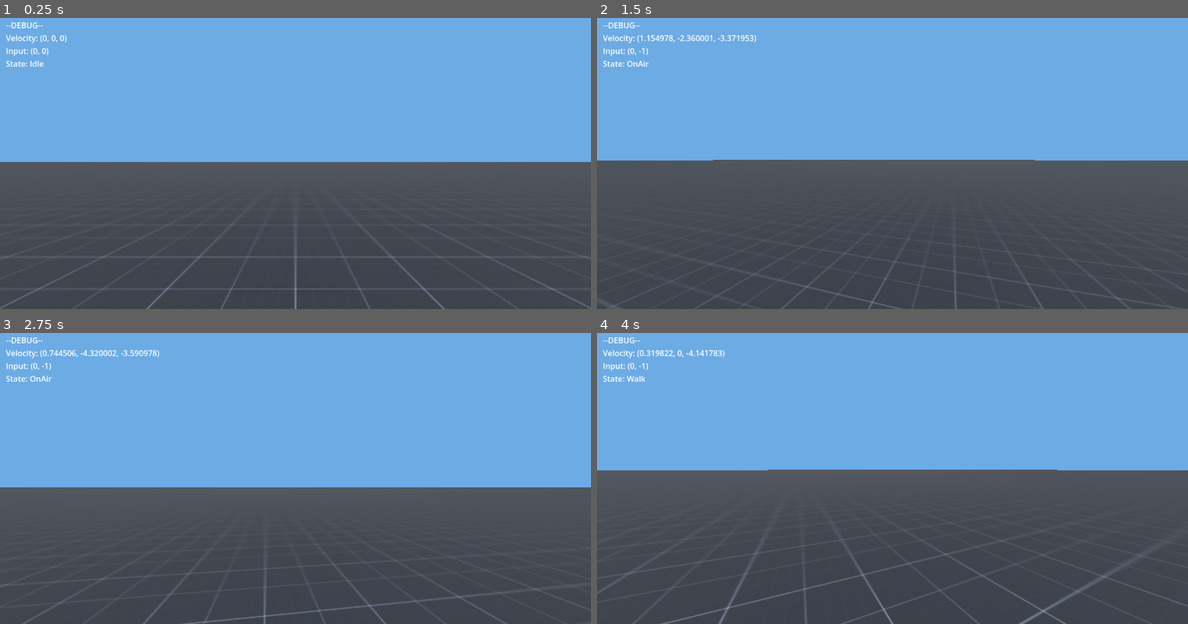
Above: before the commit, frames 1-4 (two rows, left to right).
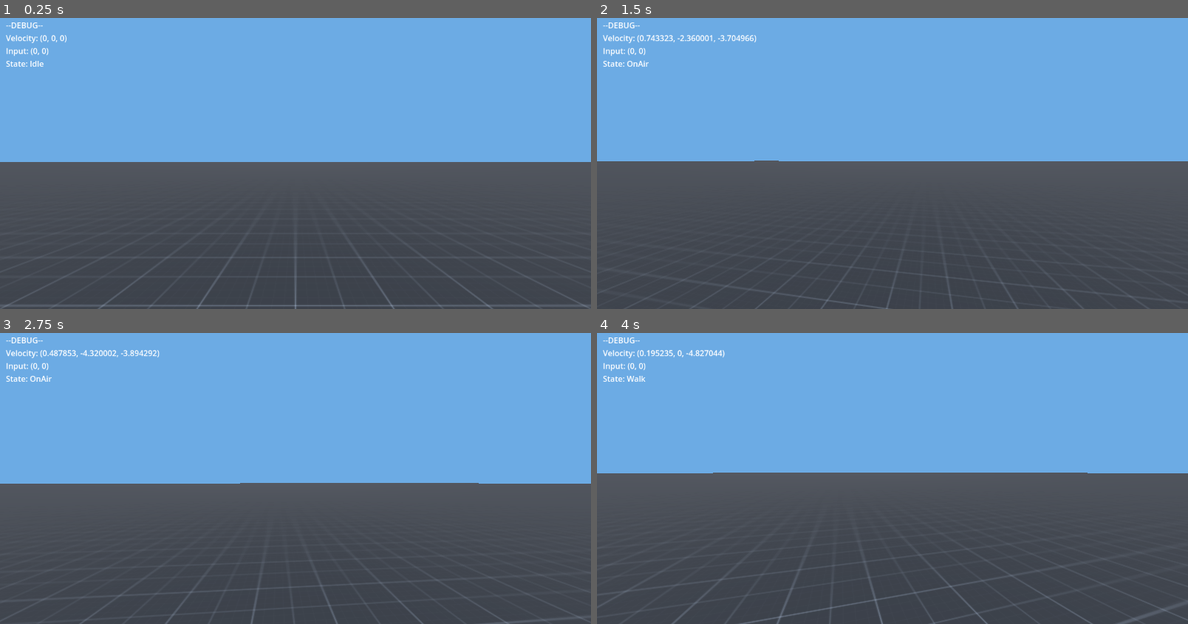
Above: after the commit, the same moments.

Repository: Polar4ik/Neysat
Game: Godot game, scene res://scenes/world.tscn
Two runs of this game, one before a commit and one after it. Both use one fixed random seed, a clock stepped at 60 frames per second and the inputs below.
Inputs (mouse positions are in pixels of both pictures, inside the frame that each line leads up to):
- Up to frame 1 (0.25 s): no input
- Up to frame 2 (1.5 s): tap Enter at 0.5 s; move the mouse to (922, 160) at 0.52 s; hold Shift (sprint) 0.53-1.28 s; hold W (forward) from 0.53 s (still down); tap Space (jump) at 0.77, 0.8, 1.07, 1.35 s; move the mouse to (862, 163) at 1.27 s
- Up to frame 3 (2.75 s): keep holding W (forward); tap Space (jump) at 1.52, 1.82, 2.3 s; tap Shift (sprint) at 1.55 s; move the mouse to (307, 469) at 2.02 s; hold Shift (sprint) from 2.03 s (still down)
- Up to frame 4 (4 s): keep holding W (forward); move the mouse to (886, 481) at 2.77 s; release Shift (sprint) at 2.78 s; tap Shift (sprint) at 2.85 s; tap Space (jump) at 3.02, 3.32, 3.6, 3.77 s; move the mouse to (933, 478) at 3.52 s

The runs differ from the first frame. In frame 1, 0.8% of the frame differs, in the area x 0-100%, y 81-100%; in frame 2, 0.9%; in frame 3, 2.2%; in frame 4, 2.4%, in the area x 0-100%, y 5-100%.

Commit message:
Delete: InputHandler Add: InputHandler in all state

Diff:
--- a/core/singleton/EventsInput.gd
+++ /dev/null
@@ -1,6 +0,0 @@
-extends Node
-
-#signal move()
-signal move_input(input_vec)
-signal jump()
-signal sprint_input(input_vec)
--- a/objects/player.tscn
+++ b/objects/player.tscn
@@ -2,14 +2,12 @@
 
 [ext_resource type="Script" path="res://scripts/state machine/states/idle.gd" id="1_7nn1v"]
 [ext_resource type="Script" path="res://scripts/player/player_controller.gd" id="1_oon62"]
-[ext_resource type="Script" path="res://scripts/input_handler.gd" id="1_ujrrw"]
+[ext_resource type="Script" path="res://scripts/player/head_controller.gd" id="2_jpkjg"]
 [ext_resource type="Script" path="res://scripts/state machine/state_machine.gd" id="2_no3ry"]
 [ext_resource type="Script" path="res://scripts/state machine/states/walk.gd" id="4_y2his"]
 [ext_resource type="Script" path="res://scripts/state machine/states/jump.gd" id="5_8tynw"]
 [ext_resource type="Script" path="res://scripts/state machine/states/on_air.gd" id="7_pr0ir"]
 [ext_resource type="Script" path="res://scripts/state machine/states/sprint.gd" id="8_uvgns"]
-
-[sub_resource type="CapsuleShape3D" id="CapsuleShape3D_il1up"]
 
 [sub_resource type="GDScript" id="GDScript_a8owo"]
 script/source = "extends Node
@@ -21,19 +19,22 @@
 	DI.player_state = $\"../StateMachine\".curent_state.name
 "
 
+[sub_resource type="CapsuleShape3D" id="CapsuleShape3D_il1up"]
+
 [node name="Player" type="CharacterBody3D"]
 script = ExtResource("1_oon62")
+
+[node name="DEBUG" type="Node" parent="."]
+script = SubResource("GDScript_a8owo")
 
 [node name="NormalCollision" type="CollisionShape3D" parent="."]
 shape = SubResource("CapsuleShape3D_il1up")
 
 [node name="Head" type="Marker3D" parent="."]
 transform = Transform3D(1, 0, 0, 0, 1, 0, 0, 0, 1, 0, 0.5, 0)
+script = ExtResource("2_jpkjg")
 
 [node name="MainCamera" type="Camera3D" parent="Head"]
-
-[node name="InputHandler" type="Node" parent="."]
-script = ExtResource("1_ujrrw")
 
 [node name="StateMachine" type="Node" parent="." node_paths=PackedStringArray("init_state")]
 script = ExtResource("2_no3ry")
@@ -53,6 +54,3 @@
 
 [node name="OnAir" type="Node" parent="StateMachine"]
 script = ExtResource("7_pr0ir")
-
-[node name="DEBUG" type="Node" parent="."]
-script = SubResource("GDScript_a8owo")
--- a/project.godot
+++ b/project.godot
@@ -17,7 +17,6 @@
 
 [autoload]
 
-EI="*res://core/singleton/EventsInput.gd"
 DI="*res://core/singleton/DebugInfo.gd"
 
 [display]
--- a/scripts/input_handler.gd
+++ /dev/null
@@ -1,45 +0,0 @@
-extends Node
-
-@onready var head: Marker3D = $"../Head"
-@onready var player: CharacterBody3D = $".."
-
-var sensity: float = 0.005
-
-func _ready() -> void:
-	Input.mouse_mode = Input.MOUSE_MODE_CAPTURED
-
-func _process(_delta: float) -> void:
-	var input_vec: Vector2 = Input.get_vector("left", "right", "forward", "back")
-
-	DI.input_velocity = input_vec
-
-func _unhandled_input(event: InputEvent) -> void:
-	if event is InputEventMouseMotion:
-		rotation_head(event)
-
-	if Input.get_vector("left", "right", "forward", "back") and not Input.is_action_pressed("sprint"):
-		input_move("move_input")
-	else:
-		EI.move_input.emit(Vector2.ZERO)
-
-	if Input.get_vector("left", "right", "forward", "back") and Input.is_action_pressed("sprint"):
-		input_move("sprint_input")
-	else:
-		EI.sprint_input.emit(Vector2.ZERO)
-
-	if Input.is_action_just_pressed("jump"):
-		EI.jump.emit()
-
-
-
-func rotation_head(event: InputEventMouseMotion) -> void:
-	player.rotation.y += -event.relative.x * sensity
-
-	head.rotation.x += -event.relative.y * sensity
-	head.rotation_degrees.x = clamp(head.rotation_degrees.x, -90, 90)
-
-func input_move(signal_name: String) -> void:
-	var input_vec: Vector2 = Input.get_vector("left", "right", "forward", "back")
-
-#	EI.move_input.emit(input_vec)
-	EI.emit_signal(signal_name, input_vec)
--- /dev/null
+++ b/scripts/player/head_controller.gd
@@ -0,0 +1,13 @@
+extends Marker3D
+
+@onready var player: CharacterBody3D = $".."
+
+func _ready() -> void:
+	Input.mouse_mode = Input.MOUSE_MODE_CAPTURED
+
+func _unhandled_input(event: InputEvent) -> void:
+	if event is InputEventMouseMotion:
+		player.rotation_degrees.y += rad_to_deg(-event.relative.x * 0.003)
+
+		rotation_degrees.x += rad_to_deg(-event.relative.y * 0.003)
+		rotation_degrees.x = clamp(rotation_degrees.x, -90.0, 90.0)
--- a/scripts/state machine/state_machine.gd
+++ b/scripts/state machine/state_machine.gd
@@ -14,6 +14,7 @@
 
 	if init_state:
 		curent_state = init_state
+		curent_state.enter()
 
 
 func _process(delta: float) -> void:
--- a/scripts/state machine/states/idle.gd
+++ b/scripts/state machine/states/idle.gd
@@ -3,33 +3,38 @@
 @onready var player: CharacterBody3D = $"../.."
 @onready var head: Marker3D = $"../../Head"
 
-var walk_input_vec: Vector2
-var sprint_input_vec: Vector2
+var walk = false
+var sprint = false
 
-func _ready() -> void:
-	EI.move_input.connect(func(iv):
-		walk_input_vec = iv
-		change.emit(self, "walk"))
+func _unhandled_input(_event: InputEvent) -> void:
+	var input_vec: Vector2 = Input.get_vector("left", "right", "forward", "back")
 
 
-	EI.sprint_input.connect(func(iv):
-		sprint_input_vec = iv
-		change.emit(self, "sprint"))
+	if input_vec and not Input.is_action_pressed("sprint"):
+		change.emit(self, "walk")
+		walk = true
+		sprint = false
+	elif input_vec == Vector2.ZERO:
+		walk = false
 
+	if input_vec and Input.is_action_pressed("sprint"):
+		change.emit(self, "sprint")
+		sprint = true
+		walk = false
+	elif input_vec == Vector2.ZERO or not Input.is_action_pressed("sprint"):
+		sprint = false
 
-	EI.jump.connect(func(): change.emit(self, "jump"))
+	if Input.is_action_just_pressed("jump"):
+		change.emit(self, "jump")
 
 
 func enter() -> void:
-	if walk_input_vec:
+	if walk:
 		change.emit(self, "walk")
-
-	if sprint_input_vec:
+	if sprint:
 		change.emit(self, "sprint")
 
-func update(delta: float) -> void:
-	head.position.y = sin(Time.get_ticks_msec() * 0.005) / 100.0
-
+func update(_delta: float) -> void:
 	if !player.is_on_floor():
 		change.emit(self, "onair")
 
--- a/scripts/state machine/states/sprint.gd
+++ b/scripts/state machine/states/sprint.gd
@@ -2,9 +2,8 @@
 
 var SPRINT_SPEED: float = 10.0
 
-func _ready() -> void:
-	EI.sprint_input.connect(func(iv): input_vec = iv)
-	EI.jump.connect(func(): change.emit(self, "jump"))
-
 func enter() -> void:
 	speed = SPRINT_SPEED
+
+#func _unhandled_input(_event: InputEvent) -> void:
+#	pass
--- a/scripts/state machine/states/walk.gd
+++ b/scripts/state machine/states/walk.gd
@@ -11,10 +11,18 @@
 var input_vec: Vector2
 var direction: Vector3
 
-func _ready() -> void:
-	EI.move_input.connect(func(iv): input_vec = iv)
-#	EI.sprint_input.connect(func(_iv): change.emit(self, "sprint"))
-	EI.jump.connect(func(): change.emit(self, "jump"))
+
+func _unhandled_input(_event: InputEvent) -> void:
+	input_vec = Input.get_vector("left", "right", "forward", "back")
+
+	if Input.is_action_pressed("sprint"):
+		change.emit(self, "sprint")
+
+	if not Input.is_action_pressed("sprint"):
+		change.emit(self, "walk")
+
+	if Input.is_action_just_pressed("jump"):
+		change.emit(self, "jump")
 
 
 func enter() -> void:
